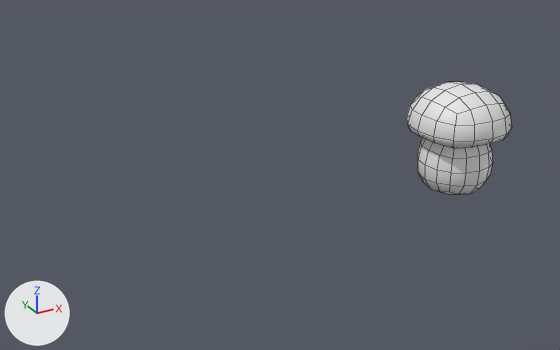
One commit to the Blender file Assets/Art/Environment/Glowshrooms/shroom1.blend: the scene before it, then after it.
The view is the same before and after, from a camera (50 mm lens) standing at (-1.327, -1.45, 0.853) and looking at (-0.517, 0.022, 0.117). Arrows for +X, +Y and +Z are at lower left; the lights stay in place. Mesh edges are drawn as thin lines.

In view in the first picture: 'shroom1'.
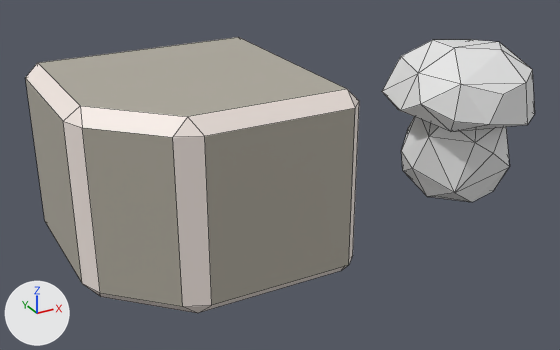
What differs and where, as boxes (x1, y1, x2, y2) in the pictures (560 x 350 px):
'rock8', added
    after: (25, 37, 359, 313)
    faces in mat_rock_material (grey #b1ab9f): (25, 37, 355, 307)
    faces in mat_edges (white #f5eae3): (26, 63, 359, 313)
'shroom1', reshaped (44% wider, 43% taller)
    before: (406, 82, 512, 195)
    after: (382, 40, 535, 202)
part 1 of me_cube, rebuilt
    before: (406, 82, 512, 148)
    after: (401, 117, 509, 202)
part 2 of me_cube, added
    after: (382, 40, 535, 132)
part 3 of me_cube, deleted
    before: (417, 138, 493, 195)

The change, as a list of edits to the scene's bpy script:
```text
Add mat_rock_material:
    mat_rock_material = principled_material('rock_material')
    mat_rock_material.base_color = (0.437, 0.409, 0.345)  # grey #b1ab9f
Add mat_edges:
    mat_edges = principled_material('edges')
    mat_edges.base_color = (0.913, 0.82, 0.772)  # white #f5eae4
Change me_cube:
    used by ob_shroom1; location = (0.0, 0.0, 0.0)
    remove me_cube.from_pydata(...)  # 196 vertices, 192 faces; spans x -0.131..0.131, y -0.131..0.131, z -0.031..0.269
    add me_cube.from_pydata(...)  # 61 vertices, 102 faces; spans x -0.187..0.187, y -0.179..0.191, z -0.039..0.379
    me_cube part 1: the loose piece of 98 vertices spanning x -0.131..0.131, y -0.131..0.131, z 0.14..0.269 is rebuilt with 29 vertices and now spans x -0.147..0.147, y -0.138..0.135, z -0.039..0.238
    me_cube part 2: a new loose piece of 32 vertices spanning x -0.187..0.187, y -0.179..0.191, z 0.201..0.379
    me_cube part 3: the loose piece of 98 vertices spanning x -0.098..0.098, y -0.098..0.098, z -0.031..0.169 is deleted
    me_cube part 4: the surface is now shaded flat
Add me_cube_023:
    me_cube_023.from_pydata(...)  # 36 vertices, 38 faces; spans x -0.271..0.271, y -0.271..0.271, z -0.204..0.204
    # faces by material slot: [8, 30]
    me_cube_023.materials.append(mat_rock_material)  # grey #b1ab9f
    me_cube_023.materials.append(mat_edges)  # white #f5eae4
Add ob_rock8:
    ob_rock8 = bpy.data.objects.new('rock8', me_cube_023)
    ob_rock8.location = (-0.754, 0.0, 0.196)
```
